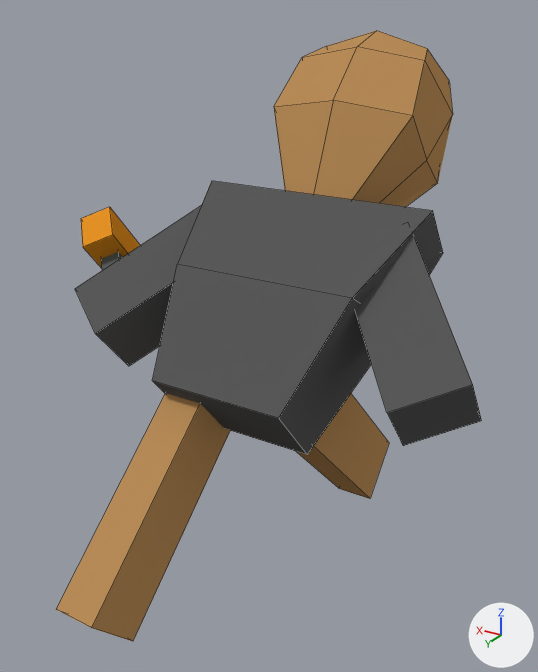
What one commit did to the Blender file King Of Kings Docs/Models/servant1f.blend.
The view is the same before and after, from a 50 mm lens placed at (-2.94, 4.83, 4.84), pointed at (0.12, -0.28, 2.29). Lighting does not change. The marker at lower right points along +X, +Y and +Z. Mesh edges are drawn as thin lines.
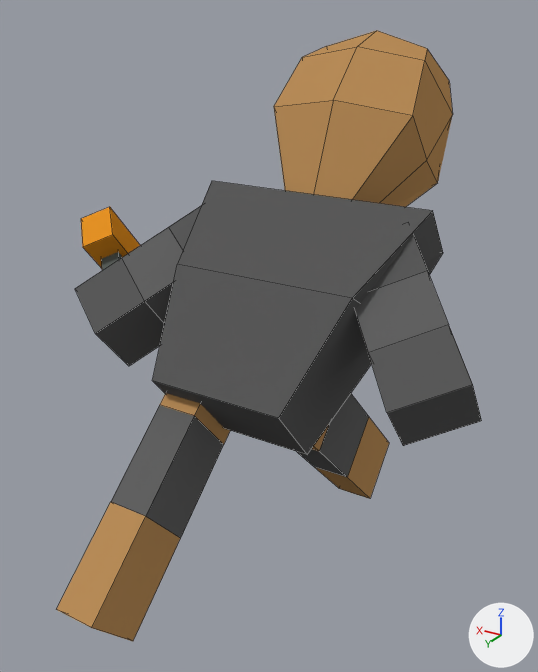
Location of each change, (x1, y1, x2, y2) in pixels of the pictures (538 x 672 px):
part 1 of me_cube_004, built on: (296, 394, 372, 480) in both
part 2 of me_cube_005, built on: (109, 393, 225, 541) in both

Patch to the scene script:
```diff
--- a/King Of Kings Docs/Models/servant1f.blend.py
+++ b/King Of Kings Docs/Models/servant1f.blend.py
@@ me_cube_004 @@
 me_cube_004.from_pydata(...)  # 8 vertices, 6 faces; spans x -1.0..1.0, y -1.0..1.0, z -1.0..1.0
 # used by ob_cube_004; location = (-0.39, -0.46, 1.44); rotation_euler = (-0.782, 0.0, 0.0), in degrees (-45, 0, 0); scale = (0.173, 0.308, 1.27)
 # verts and faces of me_cube_004; kept vertices keep their numbers, new ones are numbered from 8
+# me_cube_004 part 1
+delete_faces([(0, 4, 5, 1), (1, 5, 6, 2), (2, 6, 7, 3), (0, 3, 7, 4)])
+for new, old in zip([*range(8, 12)], [*range(0, 4)]): verts[new] = verts[old] + (0.0, 0.0, 0.67)
+for new, old in zip([*range(12, 16)], [*range(4, 8)]): verts[new] = verts[old] + (0.0, 0.0, -0.67)
+faces += [(0, 8, 9, 1), (1, 9, 10, 2), (2, 10, 11, 3), (0, 3, 11, 8), (4, 12, 15, 7), (6, 7, 15, 14)]  # mat_material_002 (orange #b98d59)
+faces += [(5, 6, 14, 13), (4, 5, 13, 12)]  # mat_material_002 (orange #b98d59)
+faces += [(8, 11, 15, 12), (10, 14, 15, 11), (9, 13, 14, 10), (8, 12, 13, 9)]  # mat_material_009 (dark grey #626262)
 me_cube_004.materials.append(mat_material_002)
+me_cube_004.materials.append(mat_material_009)  # dark grey #626262
@@ me_cube_005 @@
 me_cube_005.from_pydata(...)  # 8 vertices, 6 faces; spans x -1.0..1.0, y -1.0..1.0, z -1.0..1.0
 # used by ob_cube_005; location = (0.39, 0.83, 1.44); rotation_euler = (0.873, 0.0, 0.0), in degrees (50, 0, 0); scale = (0.173, 0.308, 1.27)
 # verts and faces of me_cube_005; kept vertices keep their numbers, new ones are numbered from 8
+# me_cube_005 part 2
+delete_faces([(0, 4, 5, 1), (1, 5, 6, 2), (2, 6, 7, 3), (0, 3, 7, 4)])
+for new, old in zip([*range(8, 12)], [*range(0, 4)]): verts[new] = verts[old] + (0.0, 0.0, 0.67)
+for new, old in zip([*range(12, 16)], [*range(4, 8)]): verts[new] = verts[old] + (0.0, 0.0, -0.67)
+faces += [(0, 8, 9, 1), (1, 9, 10, 2), (2, 10, 11, 3), (0, 3, 11, 8), (4, 12, 15, 7), (6, 7, 15, 14)]  # mat_material_002 (orange #b98d59)
+faces += [(5, 6, 14, 13), (4, 5, 13, 12)]  # mat_material_002 (orange #b98d59)
+faces += [(8, 11, 15, 12), (10, 14, 15, 11), (9, 13, 14, 10), (8, 12, 13, 9)]  # mat_material_009 (dark grey #626262)
 me_cube_005.materials.append(mat_material_002)
+me_cube_005.materials.append(mat_material_009)  # dark grey #626262
```
